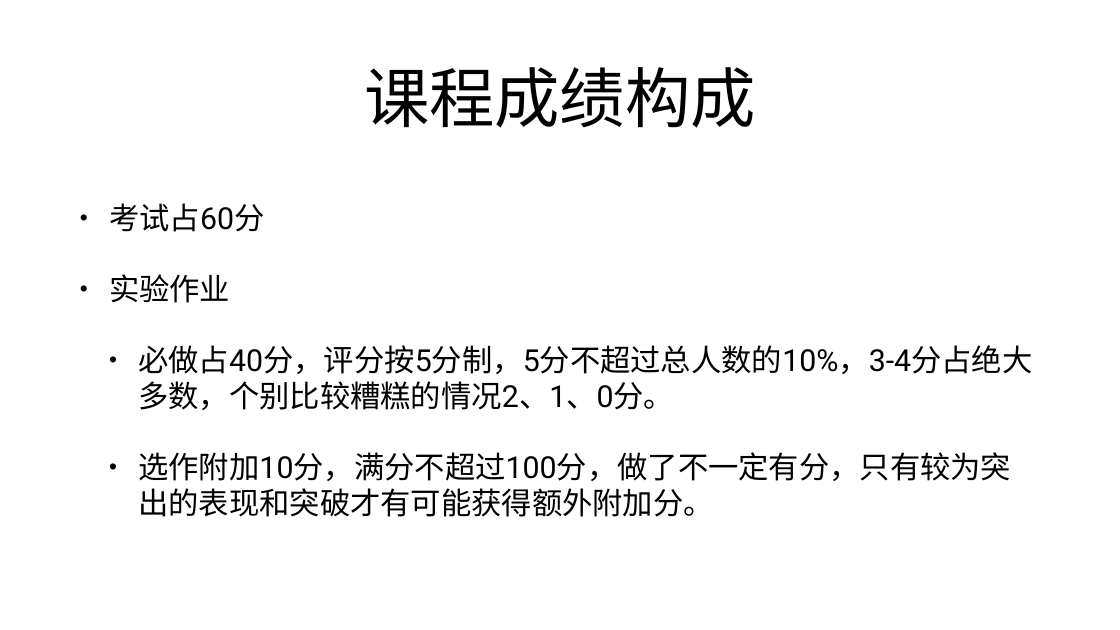
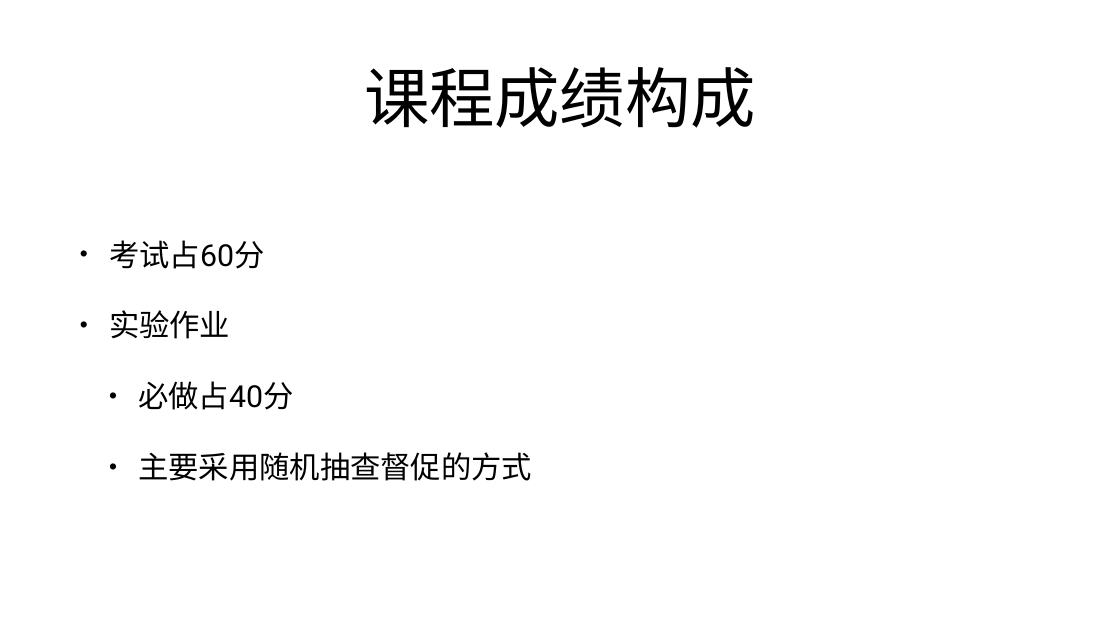
Before and after one commit to mengning/se, a slide deck: slide 19 of ppt/软件工程-码农的自我修养.pptx. Drawn at 1120x630 pixels with LibreOffice and Linux fonts; fonts in the diff are those of the drawing. Boxes give left, top, right and bottom in pixels: in the first picture for what was removed or moved away, otherwise in the second. Text is boxed around its words. In the diff, an @@ line names an element or a change of style, - is before the commit and + after.

```diff
--- a/ppt/软件工程-码农的自我修养.pptx
+++ b/ppt/软件工程-码农的自我修养.pptx
@@ text at (138,381,532,481): text changed @@
-  • 必做占40分，评分按5分制，5分不超过总人数的10%，3-4分占绝大多数，个别比较糟糕的情况2、1、0分。
-  • 选作附加10分，满分不超过100分，做了不一定有分，只有较为突出的表现和突破才有可能获得额外附加分。
+  • 必做占40分
+  • 主要采用随机抽查督促的方式
```
Also in this commit, not shown: 7 other slides changed, 2 other files.
